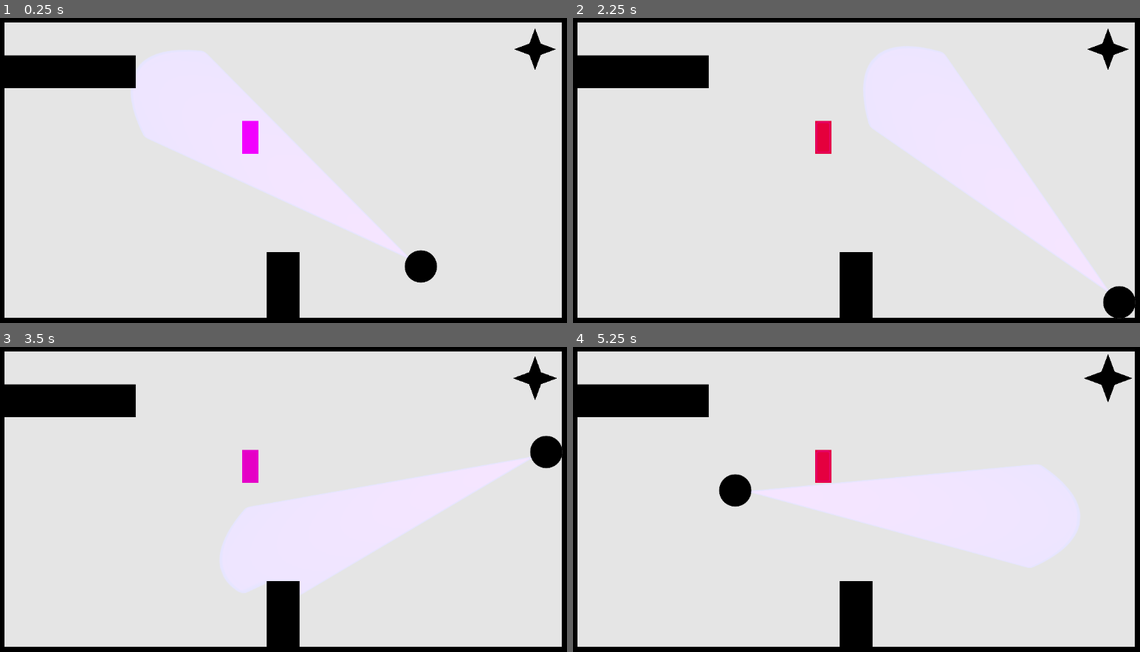
Above: before the commit, frames 1-4 (two rows, left to right).
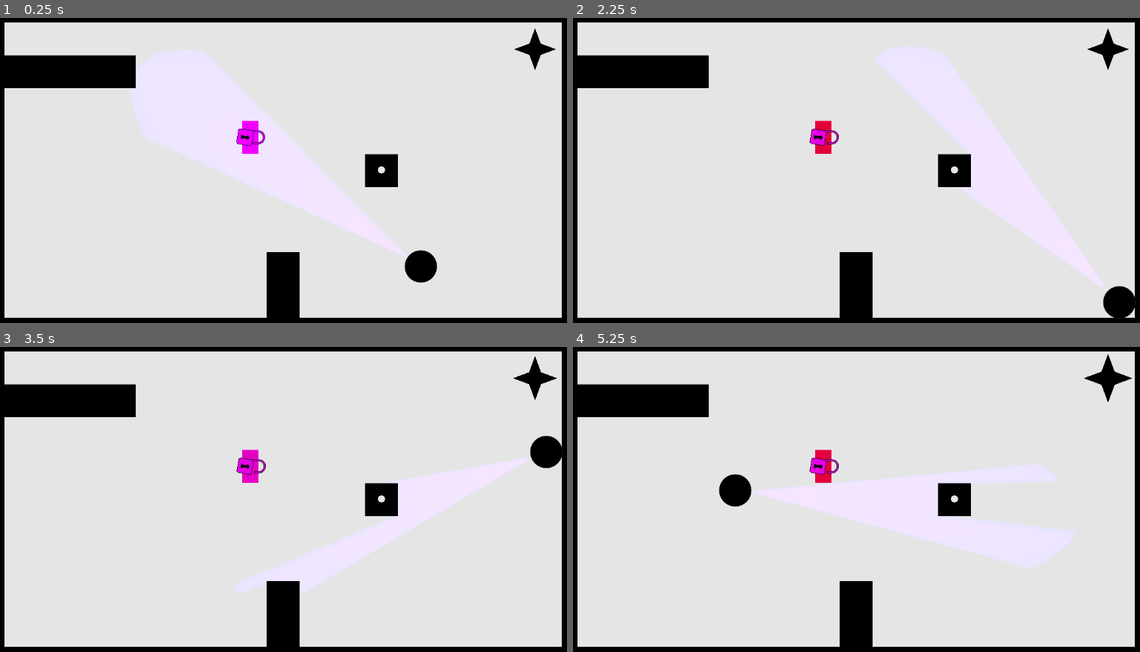
Above: after the commit, the same moments.

Repository: tlalexandre/PuzzleColors
Game: Godot game, scene res://levels/level_1.tscn
Two runs of this game, one before a commit and one after it. Both use one fixed random seed, a clock stepped at 60 frames per second and the inputs below. This scene is started directly instead of the project's main scene.
Inputs (mouse positions are in pixels of both pictures, inside the frame that each line leads up to):
- Up to frame 1 (0.25 s): no input
- Up to frame 2 (2.25 s): move the mouse to (986, 155) at 0.52 s; hold D (right) 0.53-1.28 s; move the mouse to (737, 185) at 1.27 s; hold S (down) 1.28-2.03 s; tap Enter at 2 s; move the mouse to (913, 97) at 2.02 s; hold D (right) from 2.03 s (still down)
- Up to frame 3 (3.5 s): move the mouse to (255, 563) at 2.77 s; release D (right) at 2.78 s; hold W (up) from 2.78 s (still down)
- Up to frame 4 (5.25 s): move the mouse to (1032, 548) at 3.52 s; release W (up) at 3.53 s; hold A (left) 3.53-5.03 s; move the mouse to (680, 450) at 4.27 s; move the mouse to (884, 499) at 5.02 s; hold S (down) from 5.03 s (still down)

The runs differ from the first frame. In frame 1, 0.7% of the frame differs, in the area x 41-71%, y 36-56%; in frame 2, 3.6%; in frame 3, 5.6%, in the area x 38-71%, y 36-79%; in frame 4, 3.4%.

Commit message:
Added new feedback for barrier with a lock.

Diff:
--- a/levels/level_1.tscn
+++ b/levels/level_1.tscn
@@ -1,10 +1,11 @@
-[gd_scene load_steps=13 format=3 uid="uid://b5eve0drebuc7"]
+[gd_scene load_steps=14 format=3 uid="uid://b5eve0drebuc7"]
 
 [ext_resource type="Script" uid="uid://l3cybq36u2xv" path="res://scripts/leveltest.gd" id="1_btoec"]
 [ext_resource type="PackedScene" uid="uid://dhvvehmyuwrgs" path="res://scenes/wall.tscn" id="1_n46q3"]
 [ext_resource type="PackedScene" uid="uid://d1esa4j588q6j" path="res://scenes/player.tscn" id="2_btoec"]
 [ext_resource type="PackedScene" uid="uid://uvswqh21mlhb" path="res://scenes/barrier.tscn" id="4_l53as"]
 [ext_resource type="PackedScene" uid="uid://dwqoch6qgogbj" path="res://scenes/goal.tscn" id="5_3sk1a"]
+[ext_resource type="PackedScene" uid="uid://h4em2vwwpoy1" path="res://scenes/movable_block.tscn" id="6_btoec"]
 
 [sub_resource type="Gradient" id="Gradient_8cj0n"]
 offsets = PackedFloat32Array(0.988372)
@@ -305,12 +306,15 @@
 [node name="Barrier" parent="GameplayLayer" instance=ExtResource("4_l53as")]
 position = Vector2(512, 256)
 rotation = 1.5708
-scale = Vector2(1, 1)
 barrier_color = Color(1, 0, 0, 1)
 target_color = Color(1, 0, 1, 1)
+outline_opacity = 10.0
 
 [node name="Goal" parent="GameplayLayer" instance=ExtResource("5_3sk1a")]
 position = Vector2(1068, 84)
+
+[node name="MovableBlock" parent="GameplayLayer" instance=ExtResource("6_btoec")]
+position = Vector2(768, 320)
 
 [node name="AnimationPlayer" type="AnimationPlayer" parent="."]
 libraries = {
--- a/levels/level_2.tscn
+++ b/levels/level_2.tscn
@@ -415,24 +415,20 @@
 
 [node name="Barrier" parent="Barriers" instance=ExtResource("4_at1ld")]
 position = Vector2(128, 320)
-scale = Vector2(1, 1)
 barrier_color = Color(1, 0, 0, 1)
 
 [node name="Barrier3" parent="Barriers" instance=ExtResource("4_at1ld")]
 position = Vector2(576, 512)
 rotation = 1.5708
-scale = Vector2(1, 1)
 barrier_color = Color(1, 0, 0, 1)
 
 [node name="Barrier4" parent="Barriers" instance=ExtResource("4_at1ld")]
 position = Vector2(576, 128)
 rotation = 1.5708
-scale = Vector2(1, 1)
 barrier_color = Color(1, 0, 0, 1)
 
 [node name="Barrier5" parent="Barriers" instance=ExtResource("4_at1ld")]
 position = Vector2(1024, 320)
-scale = Vector2(1, 1)
 barrier_color = Color(1, 0, 0, 1)
 
 [node name="Area2dLight" parent="." instance=ExtResource("5_5722l")]
--- a/project.godot
+++ b/project.godot
@@ -29,6 +29,8 @@
 
 barriers=""
 lenses=""
+movable_blocks=""
+walls=""
 
 [input]
 
--- a/scenes/barrier.tscn
+++ b/scenes/barrier.tscn
@@ -1,8 +1,40 @@
-[gd_scene load_steps=6 format=3 uid="uid://uvswqh21mlhb"]
+[gd_scene load_steps=39 format=3 uid="uid://uvswqh21mlhb"]
 
 [ext_resource type="Script" uid="uid://dd54fiq081oof" path="res://scripts/barrier.gd" id="1_qfl2k"]
 [ext_resource type="PackedScene" uid="uid://640e2dfugqjv" path="res://scenes/grid_snappable.tscn" id="2_8ilpk"]
 [ext_resource type="Texture2D" uid="uid://1tgxsm3nf0nu" path="res://assets/1x/1x/1x/target_color_barrier_sprite.png" id="3_dlnxh"]
+[ext_resource type="Texture2D" uid="uid://oxdrx7g3dc0l" path="res://assets/1x/1x/barrier_lock/barrier_lock_00015.png" id="4_xd4eh"]
+[ext_resource type="Texture2D" uid="uid://didt2wyolcro0" path="res://assets/1x/1x/barrier/barrier_00000.png" id="4_y0bed"]
+[ext_resource type="Texture2D" uid="uid://davh7fo7dgbr6" path="res://assets/1x/1x/barrier_lock/barrier_lock_00000.png" id="5_lsp6c"]
+[ext_resource type="Texture2D" uid="uid://dc64685p5m5j4" path="res://assets/1x/1x/barrier/barrier_00001.png" id="5_v3pxn"]
+[ext_resource type="Texture2D" uid="uid://dj3mmwf3qwdoj" path="res://assets/1x/1x/barrier/barrier_00002.png" id="6_qc3yb"]
+[ext_resource type="Texture2D" uid="uid://bp78e4u1r1hr7" path="res://assets/1x/1x/barrier_lock/barrier_lock_00001.png" id="6_tdwje"]
+[ext_resource type="Texture2D" uid="uid://n26nhi3vorrj" path="res://assets/1x/1x/barrier/barrier_00003.png" id="7_52nv0"]
+[ext_resource type="Texture2D" uid="uid://kk1i4sjofmvi" path="res://assets/1x/1x/barrier_lock/barrier_lock_00002.png" id="7_kqww3"]
+[ext_resource type="Texture2D" uid="uid://bxppx43xgy1ox" path="res://assets/1x/1x/barrier/barrier_00004.png" id="8_4ydd1"]
+[ext_resource type="Texture2D" uid="uid://u71djgos2t8a" path="res://assets/1x/1x/barrier_lock/barrier_lock_00003.png" id="8_p878c"]
+[ext_resource type="Texture2D" uid="uid://lt82p4p8p8cs" path="res://assets/1x/1x/barrier/barrier_00005.png" id="9_da1pa"]
+[ext_resource type="Texture2D" uid="uid://c03s7nhqhat2i" path="res://assets/1x/1x/barrier_lock/barrier_lock_00004.png" id="9_erdmi"]
+[ext_resource type="Texture2D" uid="uid://b8v27amrgr8xd" path="res://assets/1x/1x/barrier/barrier_00006.png" id="10_px63d"]
+[ext_resource type="Texture2D" uid="uid://c6t8jkui8f22" path="res://assets/1x/1x/barrier_lock/barrier_lock_00005.png" id="10_y00n3"]
+[ext_resource type="Texture2D" uid="uid://c0v6wukv4duyr" path="res://assets/1x/1x/barrier_lock/barrier_lock_00006.png" id="11_geejk"]
+[ext_resource type="Texture2D" uid="uid://2ve1qpeidu3t" path="res://assets/1x/1x/barrier/barrier_00007.png" id="11_mdr64"]
+[ext_resource type="Texture2D" uid="uid://bgp68cp35c7oe" path="res://assets/1x/1x/barrier_lock/barrier_lock_00007.png" id="12_rbn64"]
+[ext_resource type="Texture2D" uid="uid://byxjfkbi07xcv" path="res://assets/1x/1x/barrier/barrier_00008.png" id="12_yl7oe"]
+[ext_resource type="Texture2D" uid="uid://dj7vko5mqako0" path="res://assets/1x/1x/barrier/barrier_00009.png" id="13_ac48y"]
+[ext_resource type="Texture2D" uid="uid://bjsnmlyvba4xg" path="res://assets/1x/1x/barrier_lock/barrier_lock_00008.png" id="13_j8cuj"]
+[ext_resource type="Texture2D" uid="uid://ness66bg8fj8" path="res://assets/1x/1x/barrier/barrier_00010.png" id="14_5v13q"]
+[ext_resource type="Texture2D" uid="uid://bfq0j7rav6twt" path="res://assets/1x/1x/barrier_lock/barrier_lock_00009.png" id="14_ll3dq"]
+[ext_resource type="Texture2D" uid="uid://h26nyfg4f00l" path="res://assets/1x/1x/barrier_lock/barrier_lock_00010.png" id="15_dsl1x"]
+[ext_resource type="Texture2D" uid="uid://cd6fa3p3g8e2" path="res://assets/1x/1x/barrier/barrier_00011.png" id="15_xsxxm"]
+[ext_resource type="Texture2D" uid="uid://cmshwynj0vr12" path="res://assets/1x/1x/barrier_lock/barrier_lock_00011.png" id="16_pvwt2"]
+[ext_resource type="Texture2D" uid="uid://cqii8vavx7jjh" path="res://assets/1x/1x/barrier/barrier_00012.png" id="16_yp0xl"]
+[ext_resource type="Texture2D" uid="uid://d3tjqsg71mq2a" path="res://assets/1x/1x/barrier_lock/barrier_lock_00012.png" id="17_djcyg"]
+[ext_resource type="Texture2D" uid="uid://degnp26rq65m2" path="res://assets/1x/1x/barrier/barrier_00013.png" id="17_ne38s"]
+[ext_resource type="Texture2D" uid="uid://p46als451m60" path="res://assets/1x/1x/barrier_lock/barrier_lock_00013.png" id="18_hex8y"]
+[ext_resource type="Texture2D" uid="uid://bxvbae1rtr82p" path="res://assets/1x/1x/barrier/barrier_00014.png" id="18_i0qbu"]
+[ext_resource type="Texture2D" uid="uid://c3joisogmrd4" path="res://assets/1x/1x/barrier_lock/barrier_lock_00014.png" id="19_5n61v"]
+[ext_resource type="Texture2D" uid="uid://c436l83m0hva7" path="res://assets/1x/1x/barrier/barrier_00015.png" id="19_6uukp"]
 
 [sub_resource type="OccluderPolygon2D" id="OccluderPolygon2D_qfl2k"]
 polygon = PackedVector2Array(-32, -51.2, -32, 51.2, 32, 51.2, 32, -51.2)
@@ -10,8 +42,124 @@
 [sub_resource type="RectangleShape2D" id="RectangleShape2D_exqad"]
 size = Vector2(75, 55)
 
+[sub_resource type="SpriteFrames" id="SpriteFrames_xd4eh"]
+animations = [{
+"frames": [{
+"duration": 1.0,
+"texture": ExtResource("4_xd4eh")
+}],
+"loop": true,
+"name": &"idle",
+"speed": 5.0
+}, {
+"frames": [{
+"duration": 1.0,
+"texture": ExtResource("5_lsp6c")
+}, {
+"duration": 1.0,
+"texture": ExtResource("6_tdwje")
+}, {
+"duration": 1.0,
+"texture": ExtResource("7_kqww3")
+}, {
+"duration": 1.0,
+"texture": ExtResource("8_p878c")
+}, {
+"duration": 1.0,
+"texture": ExtResource("9_erdmi")
+}, {
+"duration": 1.0,
+"texture": ExtResource("10_y00n3")
+}, {
+"duration": 1.0,
+"texture": ExtResource("11_geejk")
+}, {
+"duration": 1.0,
+"texture": ExtResource("12_rbn64")
+}, {
+"duration": 1.0,
+"texture": ExtResource("13_j8cuj")
+}, {
+"duration": 1.0,
+"texture": ExtResource("14_ll3dq")
+}, {
+"duration": 1.0,
+"texture": ExtResource("15_dsl1x")
+}, {
+"duration": 1.0,
+"texture": ExtResource("16_pvwt2")
+}, {
+"duration": 1.0,
+"texture": ExtResource("17_djcyg")
+}, {
+"duration": 1.0,
+"texture": ExtResource("18_hex8y")
+}, {
+"duration": 1.0,
+"texture": ExtResource("19_5n61v")
+}, {
+"duration": 1.0,
+"texture": ExtResource("4_xd4eh")
+}],
+"loop": false,
+"name": &"lock",
+"speed": 24.0
+}, {
+"frames": [{
+"duration": 1.0,
+"texture": ExtResource("4_y0bed")
+}, {
+"duration": 1.0,
+"texture": ExtResource("5_v3pxn")
+}, {
+"duration": 1.0,
+"texture": ExtResource("6_qc3yb")
+}, {
+"duration": 1.0,
+"texture": ExtResource("7_52nv0")
+}, {
+"duration": 1.0,
+"texture": ExtResource("8_4ydd1")
+}, {
+"duration": 1.0,
+"texture": ExtResource("9_da1pa")
+}, {
+"duration": 1.0,
+"texture": ExtResource("10_px63d")
+}, {
+"duration": 1.0,
+"texture": ExtResource("11_mdr64")
+}, {
+"duration": 1.0,
+"texture": ExtResource("12_yl7oe")
+}, {
+"duration": 1.0,
+"texture": ExtResource("13_ac48y")
+}, {
+"duration": 1.0,
+"texture": ExtResource("14_5v13q")
+}, {
+"duration": 1.0,
+"texture": ExtResource("15_xsxxm")
+}, {
+"duration": 1.0,
+"texture": ExtResource("16_yp0xl")
+}, {
+"duration": 1.0,
+"texture": ExtResource("17_ne38s")
+}, {
+"duration": 1.0,
+"texture": ExtResource("18_i0qbu")
+}, {
+"duration": 1.0,
+"texture": ExtResource("19_6uukp")
+}],
+"loop": false,
+"name": &"unlock",
+"speed": 24.0
+}]
+
 [node name="Barrier" type="Node2D" groups=["barriers"]]
-scale = Vector2(2, 1)
 script = ExtResource("1_qfl2k")
 barrier_color = Color(1, 1, 1, 1)
 outline_opacity = 1.0
@@ -38,4 +186,12 @@
 [node name="GridSnappable" parent="." instance=ExtResource("2_8ilpk")]
 
 [node name="TargetOutline" type="Sprite2D" parent="."]
+visible = false
 texture = ExtResource("3_dlnxh")
+
+[node name="AnimatedSprite2D" type="AnimatedSprite2D" parent="."]
+position = Vector2(-8.34465e-07, 4.02331e-07)
+scale = Vector2(0.25, 0.25)
+sprite_frames = SubResource("SpriteFrames_xd4eh")
+animation = &"idle"
+autoplay = "idle"
--- /dev/null
+++ b/scenes/movable_block.tscn
@@ -0,0 +1,37 @@
+[gd_scene load_steps=7 format=3 uid="uid://h4em2vwwpoy1"]
+
+[ext_resource type="Script" uid="uid://bv1a04xeu3odx" path="res://scripts/movable_block.gd" id="1_4vhqg"]
+[ext_resource type="PackedScene" uid="uid://640e2dfugqjv" path="res://scenes/grid_snappable.tscn" id="2_63tbu"]
+
+[sub_resource type="RectangleShape2D" id="RectangleShape2D_3vhph"]
+
+[sub_resource type="Gradient" id="Gradient_63tbu"]
+offsets = PackedFloat32Array(0.226744, 0.232558)
+colors = PackedColorArray(1, 1, 1, 1, 0, 0, 0, 1)
+
+[sub_resource type="GradientTexture2D" id="GradientTexture2D_rnngr"]
+gradient = SubResource("Gradient_63tbu")
+fill = 1
+fill_from = Vector2(0.5, 0.478632)
+fill_to = Vector2(0.504274, 0)
+
+[sub_resource type="OccluderPolygon2D" id="OccluderPolygon2D_63tbu"]
+polygon = PackedVector2Array(-32, -32, -32, 32, 32, 32, 32, -32)
+
+[node name="MovableBlock" type="RigidBody2D" groups=["movable_blocks"]]
+collision_layer = 3
+collision_mask = 0
+script = ExtResource("1_4vhqg")
+
+[node name="CollisionShape2D" type="CollisionShape2D" parent="."]
+shape = SubResource("RectangleShape2D_3vhph")
+
+[node name="Sprite2D" type="Sprite2D" parent="."]
+position = Vector2(0, 1)
+texture = SubResource("GradientTexture2D_rnngr")
+
+[node name="GridSnappable" parent="." instance=ExtResource("2_63tbu")]
+
+[node name="LightOccluder2D" type="LightOccluder2D" parent="."]
+position = Vector2(0, 1)
+occluder = SubResource("OccluderPolygon2D_63tbu")
--- a/scenes/wall.tscn
+++ b/scenes/wall.tscn
@@ -15,7 +15,7 @@
 [sub_resource type="OccluderPolygon2D" id="OccluderPolygon2D_uvhfp"]
 polygon = PackedVector2Array(-32, -32, -32, 32, 32, 32, 32, -32)
 
-[node name="Wall" type="Node2D"]
+[node name="Wall" type="Node2D" groups=["walls"]]
 
 [node name="Sprite2D" type="Sprite2D" parent="."]
 texture = SubResource("GradientTexture2D_wykyb")
--- a/scripts/area_light.gd
+++ b/scripts/area_light.gd
@@ -233,6 +233,9 @@
 
 	# Check if we hit a wall
 	if hit_object.is_in_group("walls"):
+		return false
+
+	if hit_object.is_in_group("movable_blocks"):
 		return false
 
 	# Check if we hit a solid barrier (not the target)
--- a/scripts/barrier.gd
+++ b/scripts/barrier.gd
@@ -15,6 +15,7 @@
 @onready var static_body: StaticBody2D = $StaticBody2D
 @onready var light_occluder_2d: LightOccluder2D = $LightOccluder2D
 @onready var target_outline: Sprite2D = $TargetOutline
+@onready var animated_sprite_2d: AnimatedSprite2D = $AnimatedSprite2D
 
 var original_occluder: OccluderPolygon2D
 var current_display_color: Color
@@ -90,6 +91,7 @@
 	if color_matches_now and not was_color_matched:
 		passable_timer = passable_duration
 		print("Color matched! Barrier passable for ", passable_duration, " seconds")
+		animated_sprite_2d.play("unlock")
 
 	# Update the match state
 	was_color_matched = color_matches_now
@@ -106,6 +108,7 @@
 			print("Barrier became passable (", int(passable_timer), "s remaining)")
 		else:
 			print("Barrier became solid (timer expired)")
+			animated_sprite_2d.play("lock")
 
 func apply_collision_state():
 	var previous_state = is_currently_passable
@@ -114,12 +117,11 @@
 		static_body.set_collision_layer_value(3, false)  # Player can pass through
 		static_body.set_collision_layer_value(5, true)   # Keep light detection
 		light_occluder_2d.occluder = null                # Light passes through
-		update_outline_opacity(0.3)
 	else:
 		static_body.set_collision_layer_value(3, true)   # Player blocked
 		static_body.set_collision_layer_value(5, true)   # Light detection
 		light_occluder_2d.occluder = original_occluder   # Light blocked
-		update_outline_opacity(outline_opacity)
+
 
 	# Only change: emit signal when state changes
 	if previous_state != is_currently_passable:
@@ -150,18 +152,18 @@
 	update_target_outline()
 
 func update_target_outline():
-	if not target_outline:
+	if not animated_sprite_2d:
 		return
 
 	if show_target_outline:
-		target_outline.visible = true
-		target_outline.modulate = Color(target_color.r, target_color.g, target_color.b, outline_opacity)
+		animated_sprite_2d.visible = true
+		animated_sprite_2d.modulate = Color(target_color.r, target_color.g, target_color.b, outline_opacity)
 	else:
-		target_outline.visible = false
+		animated_sprite_2d.visible = false
 
 func update_outline_opacity(alpha: float):
-	if target_outline and show_target_outline:
-		target_outline.modulate.a = alpha
+	if animated_sprite_2d and show_target_outline:
+		animated_sprite_2d.modulate.a = alpha
 
 func should_block_light() -> bool:
 	return not is_currently_passable
--- /dev/null
+++ b/scripts/movable_block.gd
@@ -0,0 +1,58 @@
+# movable_block.gd
+extends RigidBody2D
+class_name MovableBlock
+
+@export var push_strength: float = 1000.0
+@export var linear_damp_override: float = 8.0
+var grid_size: int = 64
+var snap_threshold: float = 50.0  # Speed below which we snap to grid
+
+func _ready():
+	# Set physics properties
+	gravity_scale = 0  # No gravity for top-down game
+	linear_damp = linear_damp_override
+	lock_rotation = true  # Prevent rotation
+	freeze_mode = RigidBody2D.FREEZE_MODE_KINEMATIC
+
+func _physics_process(delta):
+	# Snap to grid when moving slowly
+	if linear_velocity.length() < snap_threshold:
+		snap_to_grid()
+
+func push_from_direction(direction: Vector2, force: float = push_strength):
+	"""Apply a push force in the given direction"""
+	var impulse = direction.normalized() * force
+	apply_central_impulse(impulse)
+
+func snap_to_grid():
+	"""Snap position to the nearest grid point when nearly stopped"""
+	var current_pos = global_position
+	var snapped_pos = Vector2(
+		round(current_pos.x / grid_size) * grid_size,
+		round(current_pos.y / grid_size) * grid_size
+	)
+
+	# Only snap if we're close enough and moving slowly
+	if current_pos.distance_to(snapped_pos) < grid_size * 0.4 and linear_velocity.length() < snap_threshold:
+		global_position = snapped_pos
+		linear_velocity = Vector2.ZERO
+
+func can_be_pushed_to(direction: Vector2) -> bool:
+	"""Check if the block can be pushed in the given direction"""
+	var space_state = get_world_2d().direct_space_state
+	var query = PhysicsRayQueryParameters2D.create(
+		global_position,
+		global_position + direction.normalized() * (grid_size * 0.8)
+	)
+	query.collision_mask = collision_mask
+	query.exclude = [self]
+
+	var result = space_state.intersect_ray(query)
+	return result.is_empty()
+
+func _on_body_entered(body):
+	"""Handle collisions with other bodies"""
+	if body.is_in_group("player"):
+		# Calculate push direction from player to block
+		var push_dir = (global_position - body.global_position).normalized()
+		push_from_direction(push_dir, push_strength * 0.5)
--- a/scripts/player.gd
+++ b/scripts/player.gd
@@ -24,3 +24,21 @@
 	area_2d_light.rotation = direction_to_mouse.angle()
 
 	move_and_slide()
+	check_for_pushable_blocks()
+
+func check_for_pushable_blocks():
+	"""Check if we're touching any movable blocks and push them"""
+	for i in get_slide_collision_count():
+		var collision = get_slide_collision(i)
+		var collider = collision.get_collider()
+
+		if collider and collider.is_in_group("movable_blocks"):
+			var block = collider as MovableBlock
+			if block:
+				# Calculate push direction (from player to block)
+				var push_direction = collision.get_normal() * -1
+
+				# Check if block can be pushed in that direction
+				if block.can_be_pushed_to(push_direction):
+					# Apply push force
+					block.push_from_direction(push_direction, block.push_strength)
Binary file added: assets/1x/1x/barrier/barrier_00000.png
Not shown, added: assets/1x/1x/barrier/barrier_00000.png.import
Binary file added: assets/1x/1x/barrier/barrier_00001.png
Not shown, added: assets/1x/1x/barrier/barrier_00001.png.import
Binary file added: assets/1x/1x/barrier/barrier_00002.png
Not shown, added: assets/1x/1x/barrier/barrier_00002.png.import
Binary file added: assets/1x/1x/barrier/barrier_00003.png
Not shown, added: assets/1x/1x/barrier/barrier_00003.png.import
Binary file added: assets/1x/1x/barrier/barrier_00004.png
Not shown, added: assets/1x/1x/barrier/barrier_00004.png.import
Binary file added: assets/1x/1x/barrier/barrier_00005.png
Not shown, added: assets/1x/1x/barrier/barrier_00005.png.import
(and 53 more such lines)
